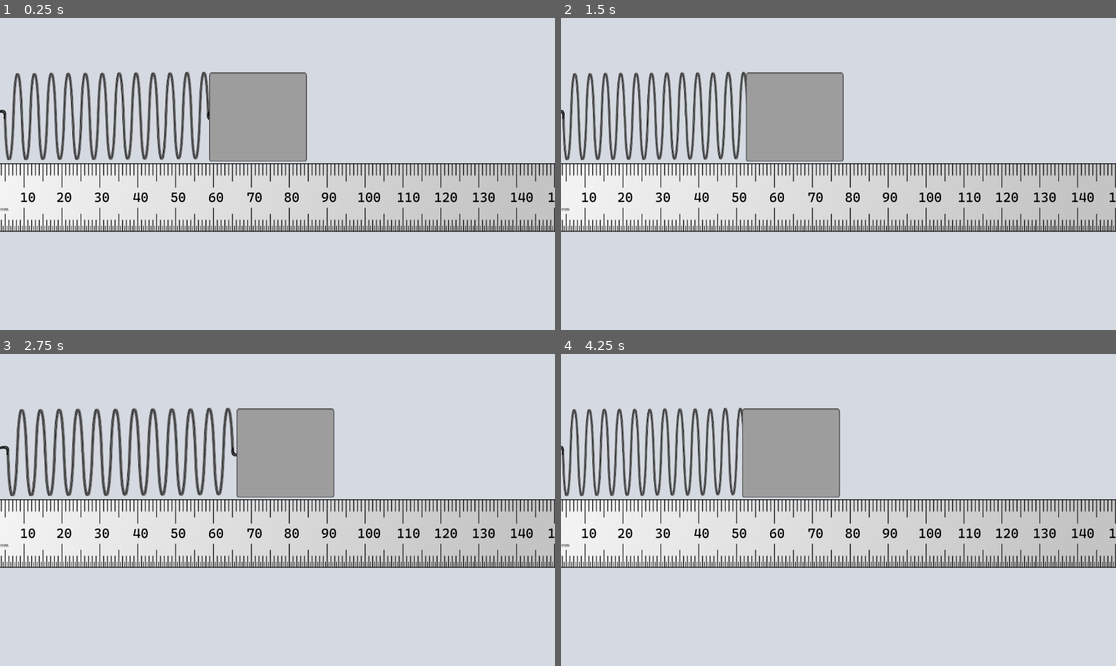
Above: before the commit, frames 1-4 (two rows, left to right).
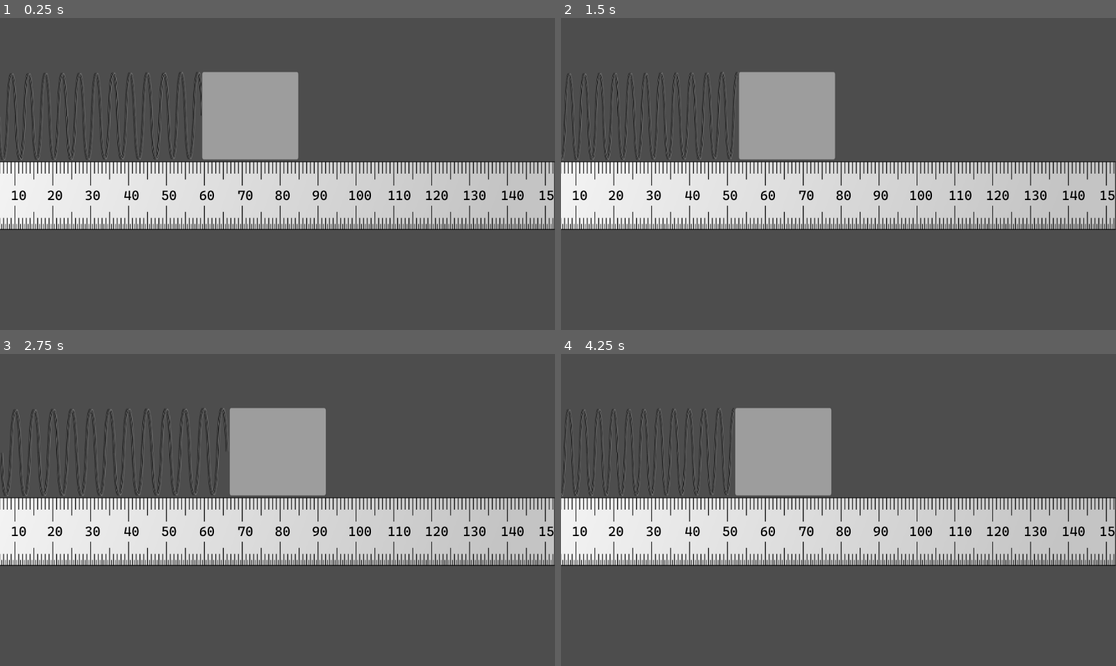
Above: after the commit, the same moments.

Repository: ydGit/qpac
Game: Godot game, scene res://scenes/oscillator.tscn
The game is run twice, just before and just after one commit, with the same random seed, the same clock (stepped at 60 frames per second) and the same inputs. The project has no main scene, so this scene is started directly.
Inputs:
- Up to frame 1 (0.25 s): no input
- Up to frame 2 (1.5 s): no input
- Up to frame 3 (2.75 s): no input
- Up to frame 4 (4.25 s): no input

The runs differ from the first frame. In frame 1, 80% of the frame differs, in the area x 0-100%, y 0-100%; in frame 2, 80%; in frame 3, 79%; in frame 4, 80%.

Commit message:
Fixed spring figure
Removed part of the spring that are not coil.
TODO: add "wall" object to help with stretching the spring!

Diff:
--- a/projects/spring_oscillator/scenes/body.gd
+++ b/projects/spring_oscillator/scenes/body.gd
@@ -2,12 +2,14 @@
 
 @export var stiffness: float = 10.0  # Newton / m
 @export var mass: float = 9  # kilogram, mass of the object
-@export var stretch: float = 0.02  # initial stretch
+@export var amplitude: float = 0.02  # initial stretch
+@export var side: int = 1  # which side of the spring the body is on
 
 var osc_freq = 2*PI*sqrt(stiffness/mass)
 var time = 0
 var phase = 0
 var stretch_scale = 0
+var d = 0
 
 var draw_scale = 3200
 
@@ -30,12 +32,12 @@
 func _process(delta):
 	time += delta
 	phase = cos(osc_freq*time)
+	d = draw_scale * amplitude * phase
 	# move body
-	self.transform.origin = Vector2(initial_position[0]+draw_scale * stretch * phase,
-									initial_position[1])
+	self.transform.origin = Vector2(initial_position[0]+d, initial_position[1])
 	# move spring center
-	get_parent().transform.origin = Vector2(spring_initial_position[0]+ draw_scale * stretch * phase/2.0,
+	get_parent().transform.origin = Vector2(spring_initial_position[0]+ d/2.0,
 									spring_initial_position[1])
 	# strech the spring
-	stretch_scale = 1 + draw_scale * stretch * phase / initial_position[0]
+	stretch_scale = 1 + side * d / initial_position[0]
 	get_parent().scale = Vector2(spring_initial_scale[0]*stretch_scale, spring_initial_scale[1])
--- a/projects/spring_oscillator/scenes/oscillator.tscn
+++ b/projects/spring_oscillator/scenes/oscillator.tscn
@@ -9,20 +9,21 @@
 [node name="oscillator" type="Node2D"]
 
 [node name="ruler" type="Sprite2D" parent="."]
-position = Vector2(577, 373)
+position = Vector2(558, 369)
 texture = ExtResource("1_y16fx")
 
 [node name="spring" type="Sprite2D" parent="."]
-position = Vector2(224, 204)
+position = Vector2(212, 204)
 texture = ExtResource("2_bt3kf")
 
 [node name="body" type="Sprite2D" parent="spring"]
 top_level = true
-position = Vector2(541, 206)
+position = Vector2(525, 203)
 texture = ExtResource("3_2m1e2")
 script = ExtResource("4_qtmud")
 
 [node name="background" type="Sprite2D" parent="."]
+visible = false
 z_index = -1
 position = Vector2(577, 327)
 scale = Vector2(0.961475, 1.22426)
--- a/projects/spring_oscillator/scenes/two_oscillators.tscn
+++ b/projects/spring_oscillator/scenes/two_oscillators.tscn
@@ -13,29 +13,29 @@
 texture = ExtResource("1_3fsnu")
 
 [node name="spring" type="Sprite2D" parent="."]
-position = Vector2(112, 251)
+position = Vector2(106, 253)
 scale = Vector2(0.5, 0.5)
 texture = ExtResource("2_ddc0v")
 
 [node name="body" type="Sprite2D" parent="spring"]
 top_level = true
-position = Vector2(274, 254)
+position = Vector2(262, 253)
 scale = Vector2(0.5, 0.5)
 texture = ExtResource("3_lrgjk")
 script = ExtResource("4_x43y3")
 
 [node name="spring2" type="Sprite2D" parent="."]
-position = Vector2(1045, 253)
+position = Vector2(1050, 255)
 scale = Vector2(0.5, 0.5)
 texture = ExtResource("2_ddc0v")
 
 [node name="body" type="Sprite2D" parent="spring2"]
 top_level = true
-position = Vector2(887, 253)
+position = Vector2(893, 254)
 scale = Vector2(0.5, 0.5)
 texture = ExtResource("3_lrgjk")
 script = ExtResource("4_x43y3")
-stretch = -0.02
+side = -1
 
 [node name="background" type="Sprite2D" parent="."]
 z_index = -1
Binary file changed: projects/spring_oscillator/png/spring.png
Not shown, changed: projects/spring_oscillator/svg/spring.svg
Not shown, changed: .DS_Store
Not shown, added: projects/.DS_Store
Not shown, added: projects/spring_oscillator/.DS_Store
